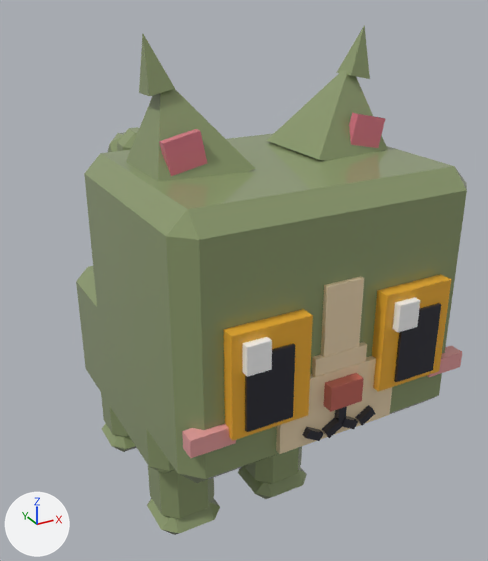
Before and after pictures for a commit that changed the glTF model assets/cat-cafe/exports/CatCafe_Cat_Moss.glb.
Camera for both pictures: a camera (50 mm lens) standing at (-1.08, -2.31, 2.09) and looking at (0.13, -0.11, 0.99). Every picture has the same lights, and +X, +Y and +Z are marked at lower left. The older version comes first. Vertices at exactly the same position are counted once.

The older version as bpy lines, for what is in view:
```python
me_catcafe_cat_moss_body = bpy.data.meshes.new('CatCafe_Cat_Moss_Body')
me_catcafe_cat_moss_body.from_pydata(...)  # 32 vertices, 56 faces; spans x -0.39..0.39, y -0.395..0.595, z 0.33..0.91
me_catcafe_cat_moss_body.materials.append(mat_catcafe_palette)
me_catcafe_cat_moss_earr = bpy.data.meshes.new('CatCafe_Cat_Moss_EarR')
me_catcafe_cat_moss_earr.from_pydata(...)  # 18 vertices, 24 faces; spans x -0.125..0.188, y -0.16..0.16, z -0.03..0.412
me_catcafe_cat_moss_earr.materials.append(mat_catcafe_palette)
me_catcafe_cat_moss_head = bpy.data.meshes.new('CatCafe_Cat_Moss_Head')
me_catcafe_cat_moss_head.from_pydata(...)  # 112 vertices, 176 faces; spans x -0.5..0.5, y -0.675..0.18, z -0.1..0.74
me_catcafe_cat_moss_head.materials.append(mat_catcafe_palette)
ob_catcafe_cat_moss_body = bpy.data.objects.new('CatCafe_Cat_Moss_Body', me_catcafe_cat_moss_body)
ob_catcafe_cat_moss_body.location = (0.0, 0.0, 0.0)
ob_catcafe_cat_moss_earr = bpy.data.objects.new('CatCafe_Cat_Moss_EarR', me_catcafe_cat_moss_earr)
ob_catcafe_cat_moss_earr.location = (-0.3, -0.46, 1.56)
ob_catcafe_cat_moss_head = bpy.data.objects.new('CatCafe_Cat_Moss_Head', me_catcafe_cat_moss_head)
ob_catcafe_cat_moss_head.location = (0.0, -0.3, 0.85)
# also in view: 'CatCafe_Cat_Moss_LegB2' at (-0.22, 0.41, 0.21); 'CatCafe_Cat_Moss_LegF2' at (-0.22, -0.21, 0.21); 'CatCafe_Cat_Moss_LegF1' at (0.22, -0.21, 0.21); 'CatCafe_Cat_Moss_Eye1' at (0.25, -0.94, 1.11); 'CatCafe_Cat_Moss_EarL' at (0.27, -0.46, 1.75)
```
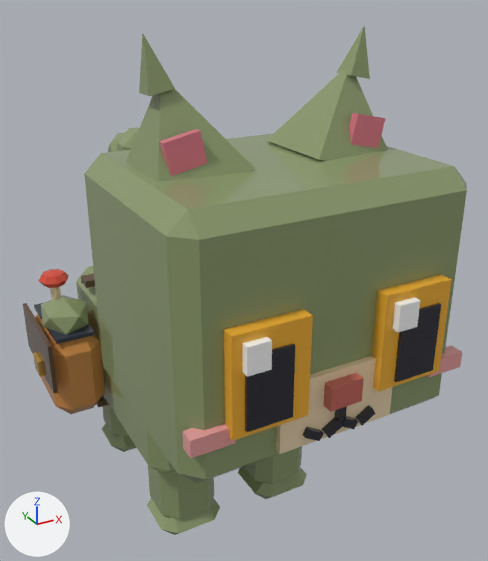
Pixel boxes [x1, y1, x2, y2] of what changed, in the pictures (488 x 561 px):
```json
{"object": "CatCafe_Cat_Moss_Body", "change": "reshaped", "before": [76, 266, 175, 474], "after": [23, 266, 175, 474]}
{"part": 1, "of": "me_catcafe_cat_moss_body", "change": "added", "after": [81, 273, 95, 288]}
{"part": 2, "of": "me_catcafe_cat_moss_body", "change": "added", "after": [96, 396, 109, 407], "on screen": "mostly hidden"}
{"part": 3, "of": "me_catcafe_cat_moss_body", "change": "added", "after": [23, 303, 58, 393]}
{"part": 4, "of": "me_catcafe_cat_moss_body", "change": "added", "after": [33, 353, 44, 377]}
{"part": 5, "of": "me_catcafe_cat_moss_body", "change": "added", "after": [34, 303, 95, 344]}
{"part": 6, "of": "me_catcafe_cat_moss_body", "change": "added", "after": [41, 295, 89, 335], "on screen": "green"}
{"part": 7, "of": "me_catcafe_cat_moss_body", "change": "added", "after": [39, 269, 69, 288], "on screen": "red"}
{"part": 8, "of": "me_catcafe_cat_moss_body", "change": "added", "after": [50, 287, 61, 300], "on screen": "mostly hidden"}
{"part": 9, "of": "me_catcafe_cat_moss_body", "change": "added", "after": [35, 314, 105, 414], "on screen": "brown"}
{"part": 10, "of": "me_catcafe_cat_moss_head", "change": "deleted", "before": [312, 342, 367, 377], "on screen": "brown"}
{"part": 11, "of": "me_catcafe_cat_moss_head", "change": "deleted", "before": [321, 276, 364, 357], "on screen": "brown"}
```

Scene script edits in JSON lines:
```json
{"block": "me_catcafe_cat_moss_body", "where": "# used by ob_catcafe_cat_moss_body; location = (0.0, 0.0, 0.0)"}
{"op": "remove", "block": "me_catcafe_cat_moss_body", "code": "me_catcafe_cat_moss_body.from_pydata(...)  # 32 vertices, 56 faces; spans x -0.39..0.39, y -0.395..0.595, z 0.33..0.91"}
{"op": "add", "block": "me_catcafe_cat_moss_body", "code": "me_catcafe_cat_moss_body.from_pydata(...)  # 154 vertices, 260 faces; spans x -0.645..0.417, y -0.395..0.595, z 0.303..0.964"}
{"block": "me_catcafe_cat_moss_body", "change": "me_catcafe_cat_moss_body part 1: a new loose piece, a box spanning x -0.405..0.405, y 0.313..0.383, z 0.907..0.937, in mat_catcafe_palette"}
{"block": "me_catcafe_cat_moss_body", "change": "me_catcafe_cat_moss_body part 2: a new loose piece, a box spanning x -0.405..0.405, y 0.313..0.383, z 0.303..0.333, in mat_catcafe_palette"}
{"block": "me_catcafe_cat_moss_body", "change": "me_catcafe_cat_moss_body part 3: a new loose piece, a box spanning x -0.631..-0.613, y 0.123..0.573, z 0.558..0.776, in mat_catcafe_palette"}
{"block": "me_catcafe_cat_moss_body", "change": "me_catcafe_cat_moss_body part 4: a new loose piece, a box spanning x -0.645..-0.628, y 0.304..0.391, z 0.544..0.616, in mat_catcafe_palette"}
{"block": "me_catcafe_cat_moss_body", "change": "me_catcafe_cat_moss_body part 5: a new loose piece, a box spanning x -0.589..-0.429, y 0.159..0.536, z 0.76..0.777, in mat_catcafe_palette"}
{"block": "me_catcafe_cat_moss_body", "change": "me_catcafe_cat_moss_body part 6: a new loose piece, an icosphere of 20 faces spanning x -0.606..-0.411, y 0.184..0.425, z 0.736..0.888, in mat_catcafe_palette"}
{"block": "me_catcafe_cat_moss_body", "change": "me_catcafe_cat_moss_body part 7: a new loose piece, a UV sphere (8 segments, 4 rings, poles along z) spanning x -0.574..-0.444, y 0.37..0.5, z 0.892..0.964, in mat_catcafe_palette"}
{"block": "me_catcafe_cat_moss_body", "change": "me_catcafe_cat_moss_body part 8: a new loose piece, a 6-sided cylinder along z spanning x -0.528..-0.49, y 0.413..0.457, z 0.79..0.921, in mat_catcafe_palette"}
{"block": "me_catcafe_cat_moss_body", "change": "me_catcafe_cat_moss_body part 9: a new loose piece of 24 vertices spanning x -0.618..-0.4, y 0.13..0.566, z 0.391..0.768, in mat_catcafe_palette"}
{"block": "me_catcafe_cat_moss_body", "change": "other edits to the shape of me_catcafe_cat_moss_body do not show in these pictures"}
{"block": "me_catcafe_cat_moss_head", "where": "# used by ob_catcafe_cat_moss_head; location = (0.0, -0.3, 0.85)"}
{"op": "remove", "block": "me_catcafe_cat_moss_head", "code": "me_catcafe_cat_moss_head.from_pydata(...)  # 112 vertices, 176 faces; spans x -0.5..0.5, y -0.675..0.18, z -0.1..0.74"}
{"op": "add", "block": "me_catcafe_cat_moss_head", "code": "me_catcafe_cat_moss_head.from_pydata(...)  # 96 vertices, 152 faces; spans x -0.5..0.5, y -0.675..0.18, z -0.1..0.74"}
{"block": "me_catcafe_cat_moss_head", "change": "me_catcafe_cat_moss_head part 10: the loose piece of 8 vertices spanning x -0.092..0.092, y -0.638..-0.578, z 0.203..0.26 is deleted"}
{"block": "me_catcafe_cat_moss_head", "change": "me_catcafe_cat_moss_head part 11: the loose piece of 8 vertices spanning x -0.063..0.063, y -0.636..-0.576, z 0.26..0.48 is deleted"}
```
